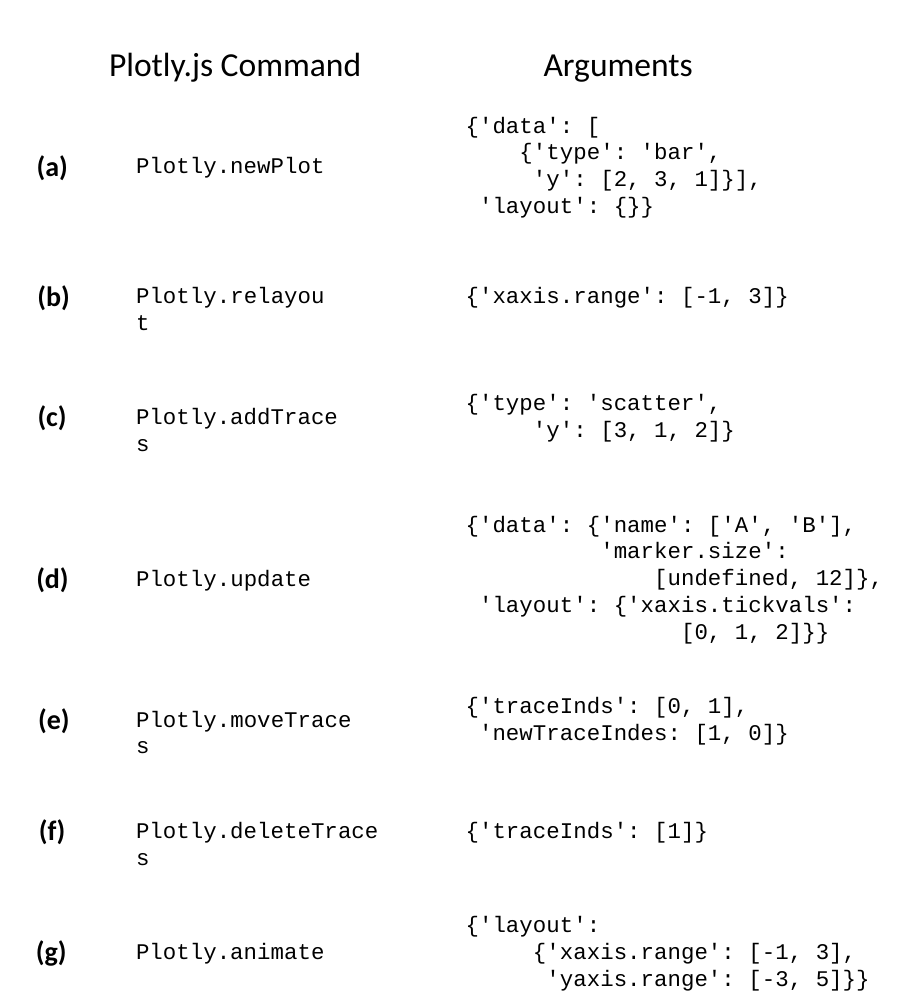
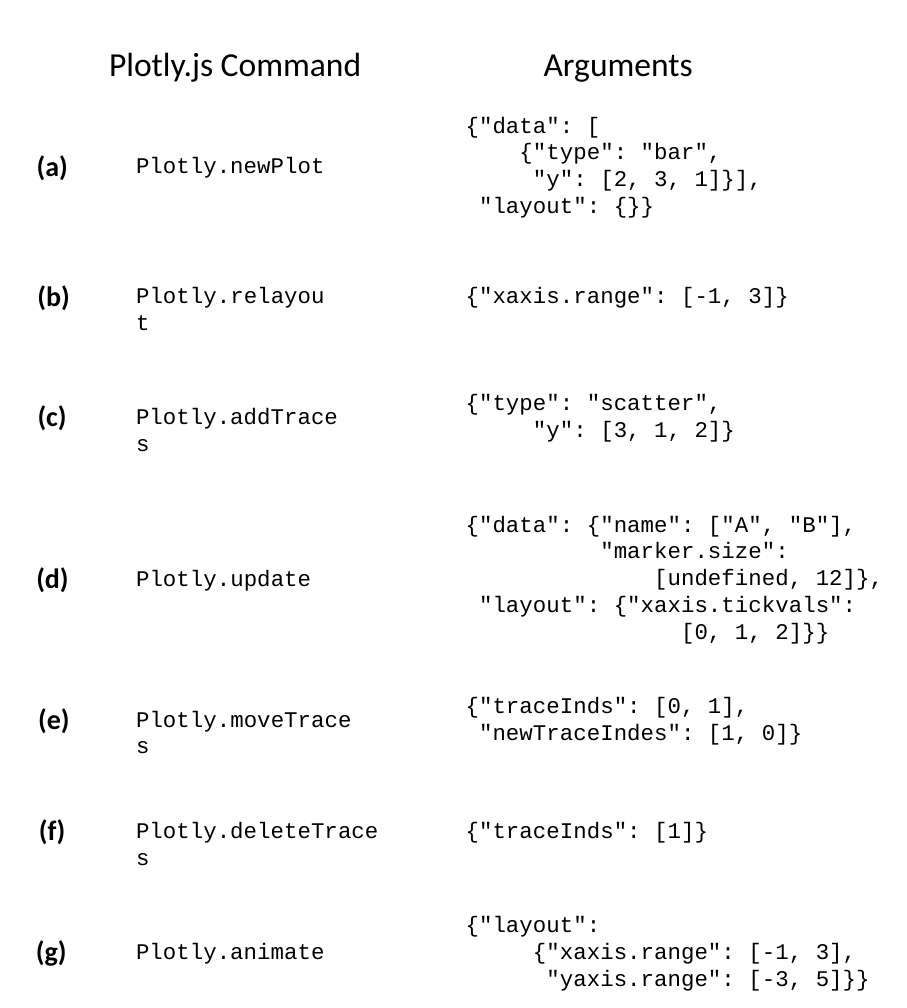
Before and after one commit to scipy-conference/scipy_proceedings, a slide deck: slide 1 of papers/jon_mease/powerpoint/plotlyjs_commands_example.pptx. Drawn at 907x1008 pixels with LibreOffice and Linux fonts; fonts in the diff are those of the drawing. Boxes give left, top, right and bottom in pixels: in the first picture for what was removed or moved away, otherwise in the second. Text is boxed around its words. In the diff, an @@ line names an element or a change of style, - is before the commit and + after.

```diff
--- a/papers/jon_mease/powerpoint/plotlyjs_commands_example.pptx
+++ b/papers/jon_mease/powerpoint/plotlyjs_commands_example.pptx
@@ text at box(466, 116, 762, 218): text changed @@
-{'data': [
-{'type': 'bar',
-'y': [2, 3, 1]}],
-'layout': {}}
+{"data": [
+{"type": "bar",
+"y": [2, 3, 1]}],
+"layout": {}}
@@ text at box(466, 287, 788, 308): text changed @@
-{'xaxis.range': [-1, 3]}
+{"xaxis.range": [-1, 3]}
@@ text at box(466, 394, 735, 442): text changed @@
-{'type': 'scatter',
-'y': [3, 1, 2]}
+{"type": "scatter",
+"y": [3, 1, 2]}
@@ text at box(466, 515, 883, 644): text changed @@
-{'data': {'name': ['A', 'B'],
-'marker.size':
-[undefined, 12]},
-'layout': {'xaxis.tickvals':
-[0, 1, 2]}}
+{"data": {"name": ["A", "B"],
+"marker.size":
+[undefined, 12]},
+"layout": {"xaxis.tickvals":
+[0, 1, 2]}}
@@ text at box(466, 697, 802, 745): text changed @@
-{'traceInds': [0, 1],
-'newTraceIndes: [1, 0]}
+{"traceInds": [0, 1],
+"newTraceIndes": [1, 0]}
@@ text at box(466, 822, 708, 843): text changed @@
-{'traceInds': [1]}
+{"traceInds": [1]}
@@ text at box(466, 916, 870, 991): text changed @@
-{'layout':
-{'xaxis.range': [-1, 3],
-'yaxis.range': [-3, 5]}}
+{"layout":
+{"xaxis.range": [-1, 3],
+"yaxis.range": [-3, 5]}}
```
Also in this commit, not shown: 9 other files.
